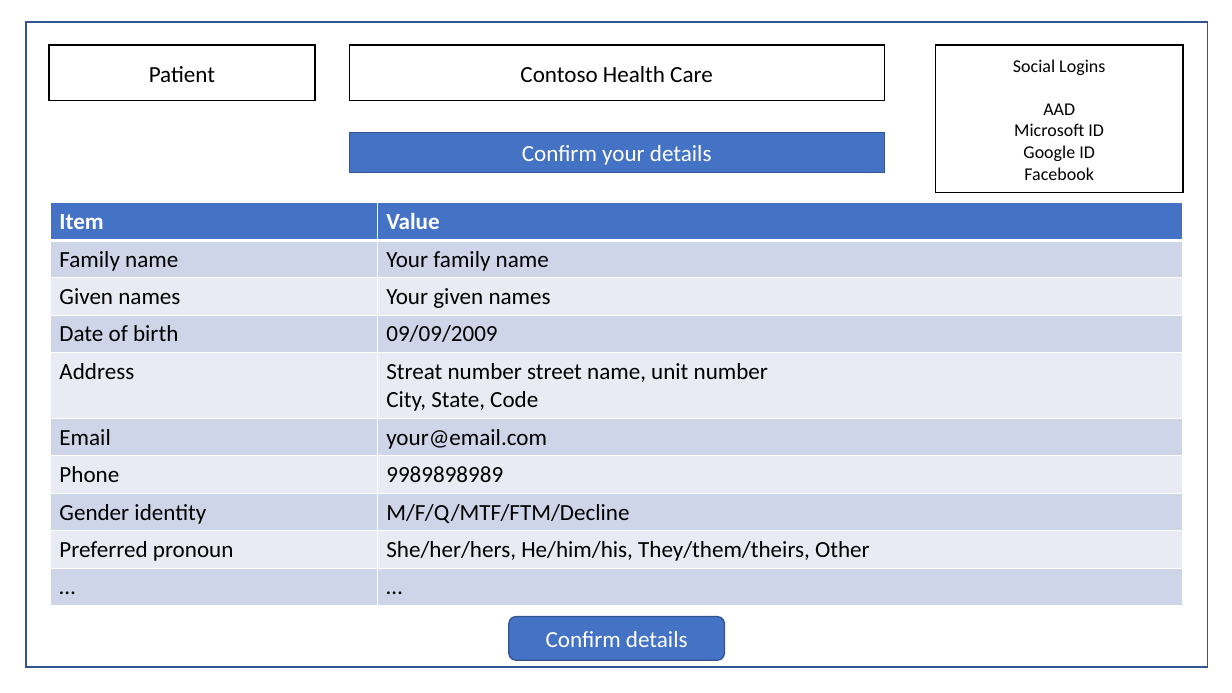
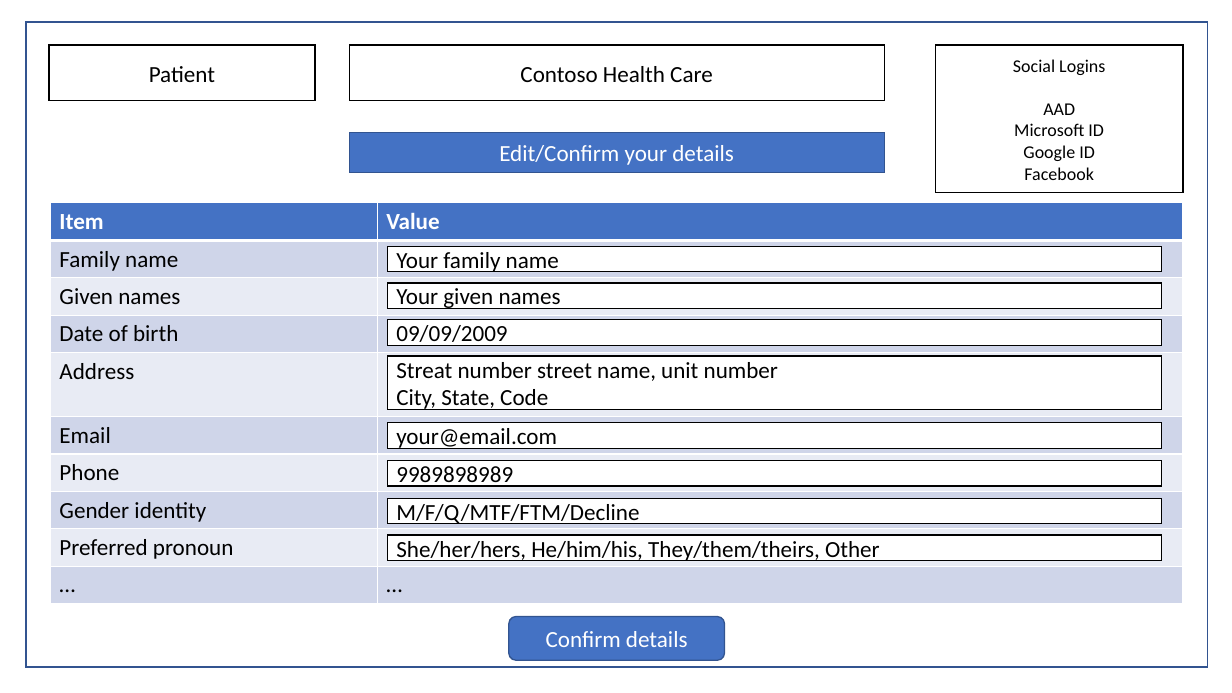
Before and after one commit to newpatiente2e/Contoso-New-Patient-Assets, a slide deck: slide 2 of New patient wireframe.pptx. Drawn at 1232x693 pixels with LibreOffice and Linux fonts; fonts in the diff are those of the drawing. Boxes give left, top, right and bottom in pixels: in the first picture for what was removed or moved away, otherwise in the second. Text is boxed around its words. In the diff, an @@ line names an element or a change of style, - is before the commit and + after.

```diff
--- a/New patient wireframe.pptx
+++ b/New patient wireframe.pptx
@@ text in rectangle at [499, 145, 734, 165]: text changed @@
-Confirm your details
+Edit/Confirm your details
@@ table at [50, 203, 1183, 604] @@
-row 2, column 2: Your family name
+row 2, column 2: 
-row 3, column 2: Your given names
+row 3, column 2: 
-row 4, column 2: 09/09/2009
+row 4, column 2: 
-row 5, column 2: Streat number street name, unit number / City, State, Code
+row 5, column 2: 
-row 6, column 2: your@email.com
+row 6, column 2: 
-row 7, column 2: 9989898989
+row 7, column 2: 
-row 8, column 2: M/F/Q/MTF/FTM/Decline
+row 8, column 2: 
-row 9, column 2: She/her/hers, He/him/his, They/them/theirs, Other
+row 9, column 2: 
@@ rectangle added at [387, 247, 1162, 273], fill #FFFFFF, outline #000000 1 pt, 18 pt, text #000000 @@
+Your family name
@@ rectangle added at [387, 283, 1162, 309], fill #FFFFFF, outline #000000 1 pt, 18 pt, text #000000 @@
+Your given names
@@ rectangle added at [387, 320, 1162, 346], fill #FFFFFF, outline #000000 1 pt, 18 pt, text #000000 @@
+09/09/2009
@@ rectangle added at [387, 356, 1162, 409], fill #FFFFFF, outline #000000 1 pt, 18 pt, text #000000 @@
+Streat number street name, unit number
+City, State, Code
@@ rectangle added at [387, 423, 1162, 449], fill #FFFFFF, outline #000000 1 pt, 18 pt, text #000000 @@
+your@email.com
@@ rectangle added at [387, 460, 1162, 486], fill #FFFFFF, outline #000000 1 pt, 18 pt, text #000000 @@
+9989898989
@@ rectangle added at [387, 498, 1162, 524], fill #FFFFFF, outline #000000 1 pt, 18 pt, text #000000 @@
+M/F/Q/MTF/FTM/Decline
@@ rectangle added at [387, 535, 1162, 561], fill #FFFFFF, outline #000000 1 pt, 18 pt, text #000000 @@
+She/her/hers, He/him/his, They/them/theirs, Other
```
Also in this commit, not shown: 1 other file.
